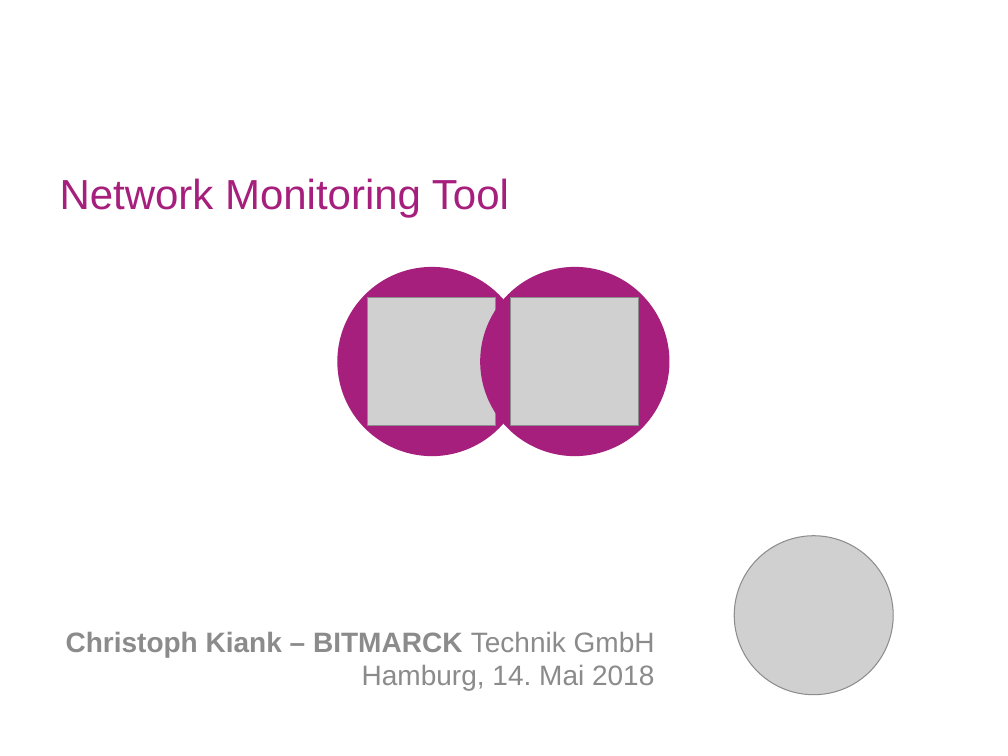
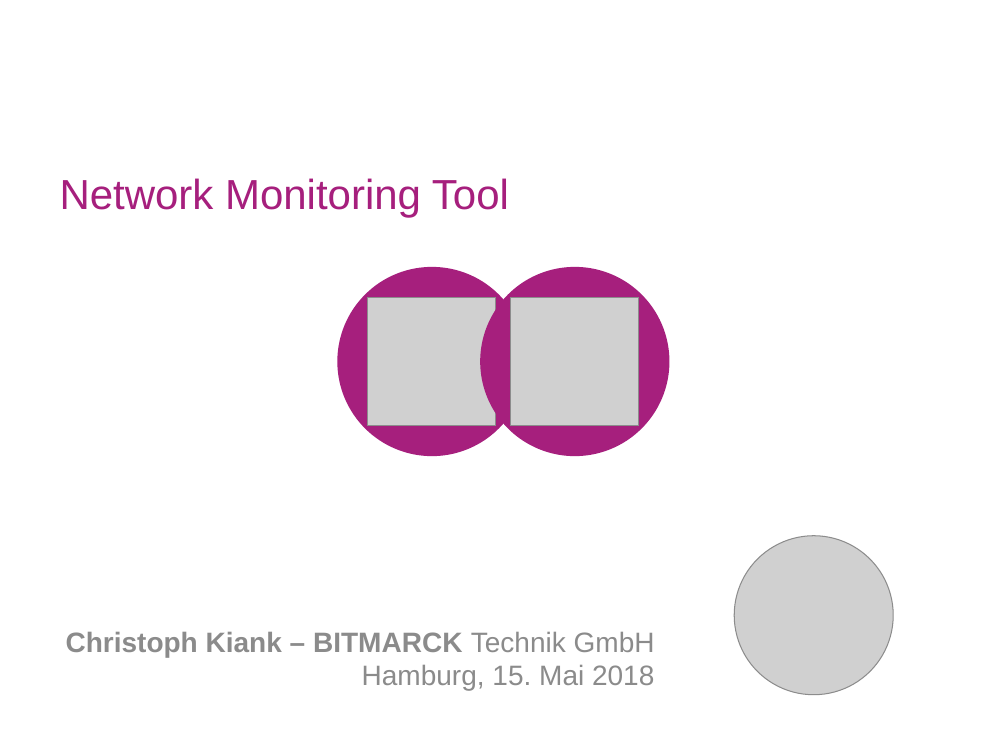
Before and after one commit to vchoid/DokuProjekt, a slide deck: slide 1 of Dokumentation/Präsentation.pptx. Drawn at 1008x756 pixels with LibreOffice and Linux fonts; fonts in the diff are those of the drawing; grey boxes stand for pictures; background and template pictures are left out. Boxes give left, top, right and bottom in pixels: in the first picture for what was removed or moved away, otherwise in the second. Text is boxed around its words. In the diff, an @@ line names an element or a change of style, - is before the commit and + after.

```diff
--- a/Dokumentation/Präsentation.pptx
+++ b/Dokumentation/Präsentation.pptx
@@ text at [362, 665, 654, 690]: text changed @@
-Hamburg, 14. Mai 2018
+Hamburg, 15. Mai 2018
```
Also in this commit, not shown: 1 other slide changed, 2 slides added.
